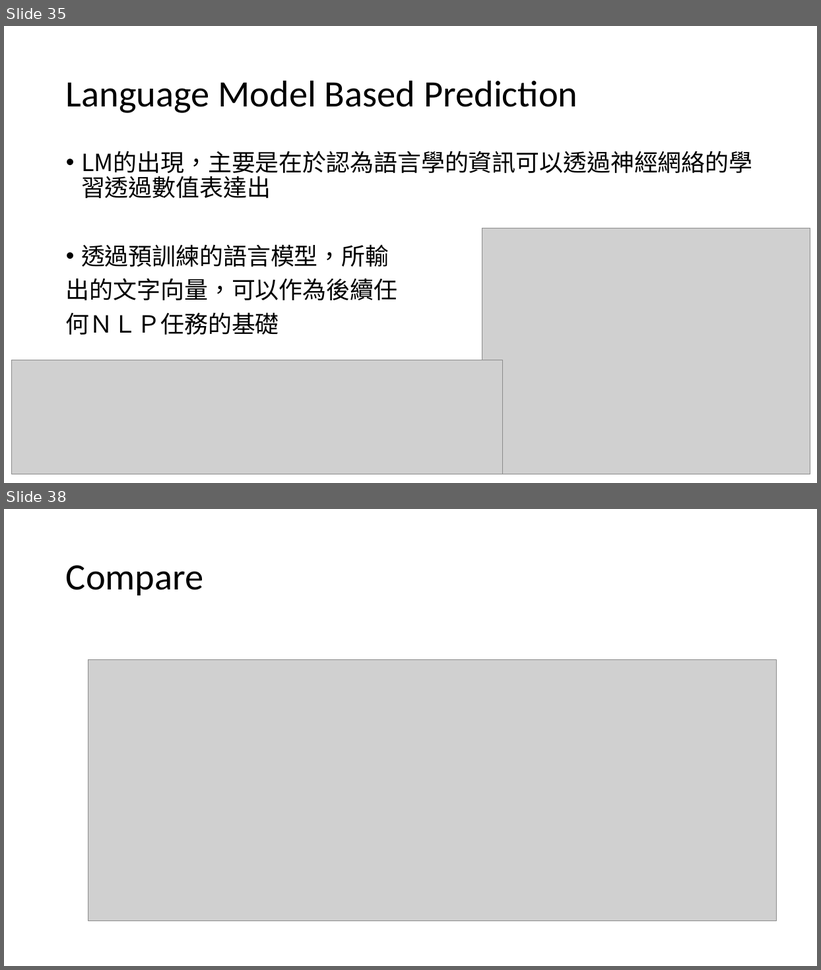
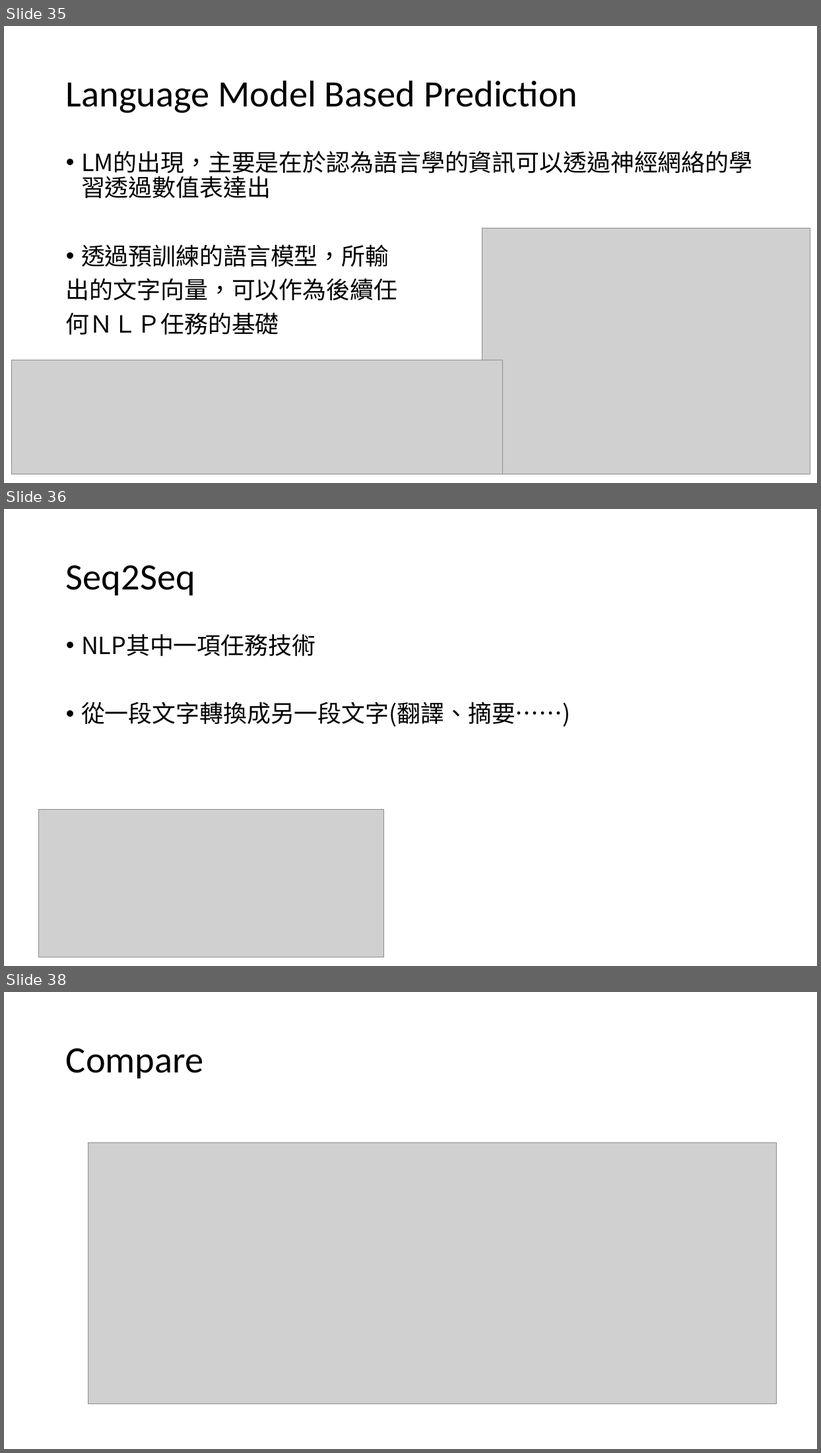
Before and after one commit to aron3312/embedding2lm, a slide deck: FromEmbeddingToLM.pptx. Shown one above the other, each under a label of ours: slides 35 and 38 before the commit, slides 35, 36 and 38 after it; the slides between them are not shown. The pictures are 821x970 and 821x1453 pixels, drawn with LibreOffice and Linux fonts; fonts in the diff are those of the drawing; grey boxes stand for pictures. Boxes give left, top, right and bottom in pixels: in the first picture for what was removed or moved away, otherwise in the second. Text is boxed around its words. In the diff, an @@ line names an element or a change of style, - is before the commit and + after.

```diff
--- a/FromEmbeddingToLM.pptx
+++ b/FromEmbeddingToLM.pptx
@@ slide 36 added at (x1=4, y1=509, x2=817, y2=966), background #FFFFFF @@
@@ title added at (x1=66, y1=565, x2=195, y2=595), 44 pt, text #000000 @@
+Seq2Seq
@@ text added at (x1=81, y1=634, x2=571, y2=727), 28 pt, text #000000 @@
+• NLP其中一項任務技術
+• 從一段文字轉換成另一段文字(翻譯、摘要……)
@@ picture added at (x1=39, y1=810, x2=384, y2=957) @@
```
Also in this commit, not shown: 1 slide changed, 3 other slides added, 1 slide removed, 3 other files.
